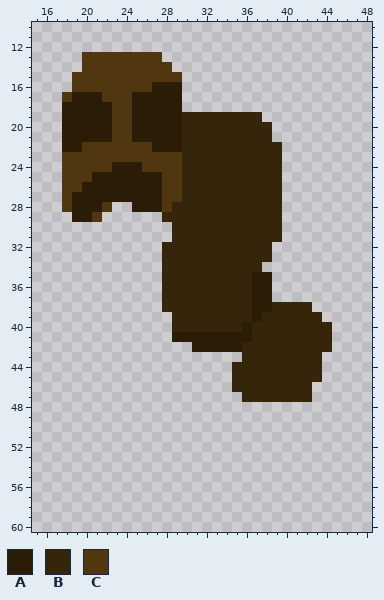
Edited in one commit: pixel-art file (GRAFIKI/ase/mrówki/5.aseprite). Above, as it was before the edit.
64x64 pixels, 1 frame. Colours within 5 levels of each other are drawn and written as one. Shown: x 15..48, y 10..60.
Visible layers, top first: "Layer 4", "Layer 1", "Layer 2", "Layer 3".
Palette (. is transparent): A #2a1c07  B #35250b  C #513710
Pixels before, first column x 18:
13 ..CCCCCCCC.................
14 ..CCCCCCCCC................
15 .CCCCCCCCCCC...............
16 .CCCCCCCCAAA...............
17 CAAACCCAAAAA...............
18 AAAAACCAAAAA...............
19 AAAAACCAAAAABBBBBBBB.......
20 AAAAACCAAAAABBBBBBBBB......
21 AAAAACCAAAAABBBBBBBBB......
22 AACCCCCCCAAABBBBBBBBBB.....
23 CCCCCCCCCCCCBBBBBBBBBB.....
24 CCCCCAAACCCCBBBBBBBBBB.....
25 CCCAAAAAAACCBBBBBBBBBB.....
26 CCAAAAAAAACCBBBBBBBBBB.....
27 CAAAAAAAAACCBBBBBBBBBB.....
28 CAAAC..AAACBBBBBBBBBBB.....
29 .AAC......BBBBBBBBBBBB.....
30 ...........BBBBBBBBBBB.....
31 ...........BBBBBBBBBBB.....
32 ..........BBBBBBBBBBB......
33 ..........BBBBBBBBBBB......
34 ..........BBBBBBBBBB.......
35 ..........BBBBBBBBBAA......
36 ..........BBBBBBBBBAA......
37 ..........BBBBBBBBBAA......
38 ..........BBBBBBBBBAABBBB..
39 ...........BBBBBBBBABBBBBB.
40 ...........BBBBBBBABBBBBBBB
41 ...........AAAAAAAABBBBBBBB
42 .............AAAAABBBBBBBBB
43 ..................BBBBBBBB.
44 .................BBBBBBBBB.
45 .................BBBBBBBBB.
46 .................BBBBBBBB..
47 ..................BBBBBBB..
The same view after the edit:
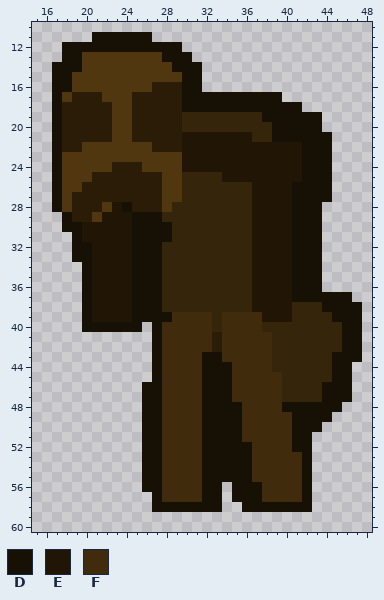
Colours new in this view: D #171005  E #211605  F #402c0c
Difference:
layer "Layer 8" added
layer "Layer 6" added
layer "Layer 5" added
layer "Layer 7" added
Changed rows in their new state; - is an unchanged pixel.
first column x 17:
11 ----DDDDDD---------------------
12 -DDDDDDDDDDDD------------------
13 -DD--------DDD-----------------
14 DDD---------DDD----------------
15 DD-----------DD----------------
16 DD-----------DD----------------
17 D------------DDDDDDDDDD--------
18 D------------DDDDDDDDDDDD------
19 D--------------------DDDDDD----
20 D---------------------DDDDD----
21 D------------EEEEEEE--DDDDDD---
22 D------------EEEEEEEEEEEEDDD---
23 D------------EEEEEEEEEEEEDDD---
24 D------------EEEEEEEEEEEEDDD---
25 D----------------EEEEEEEEDDD---
26 D-------------------EEEEDDDD---
27 D-------------------EEEEDDDD---
28 D-----ED------------EEEEDDD----
29 -D---EEEDDD---------EEEEDDD----
30 -DDEEEEEDDDD--------EEEEDDD----
31 --DEEEEEDDDD--------EEEEDDD----
32 --DDEEEEDDD---------EEEEDDD----
33 --DDEEEEDDD---------EEEEDDD----
34 ---DEEEEDDD---------EEEEDDD----
35 ---DEEEEDDD---------EEEEDDD----
36 ---DEEEEDDD---------EEEEDDD----
37 ---DEEEEDDD---------EEEEDDDDDD-
38 ---DEEEEDDD---------EEEE--BDDDD
39 ---DEEEEDDDDFFFF-FFFFEEE---BDDD
40 ---DDDDDD-DFFFFF-FFFF-------BDD
41 ----------DFFFFF-FFFFF------BDD
42 ----------DFFFFF-FFFFF------BDD
43 ----------DFFFFDDFFFFF-----BDDD
44 ----------DFFFFDDDFFFF-----BDD-
45 ----------DFFFFDDDFFFFF----BDD-
46 ---------DDFFFFDDDFFFFF---BDDD-
47 ---------DDFFFFDDDFFFFF---BDDD-
48 ---------DDFFFFDDDDFFFFDDDDDD--
49 ---------DDFFFFDDDDFFFFFDDDD---
50 ---------DDFFFFDDDDFFFFFDDD----
51 ---------DDFFFFDDDDFFFFFDD-----
52 ---------DDFFFFDDDDDFFFFDD-----
53 ---------DDFFFFDDDDDFFFFFD-----
54 ---------DDFFFFDDDDDFFFFFD-----
55 ---------DDFFFFDDDDDFFFFFD-----
56 ---------DDFFFFDD-DDDFFFFD-----
57 ----------DFFFFDD-DDDFFFFD-----
58 ----------DDDDDDD--DDDDDDD-----
Boxes around the changes in both pictures, in picture pixels (x1, y1, x2, y2):
changed: (52, 32, 362, 512)
